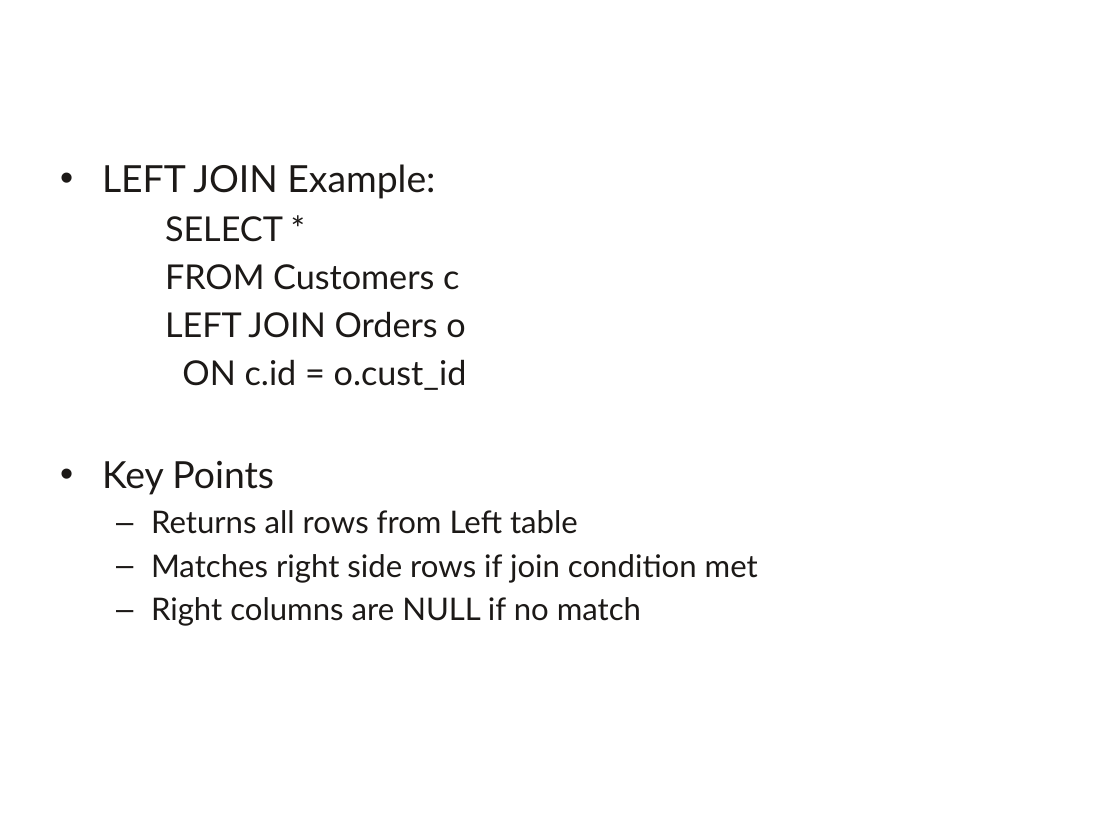
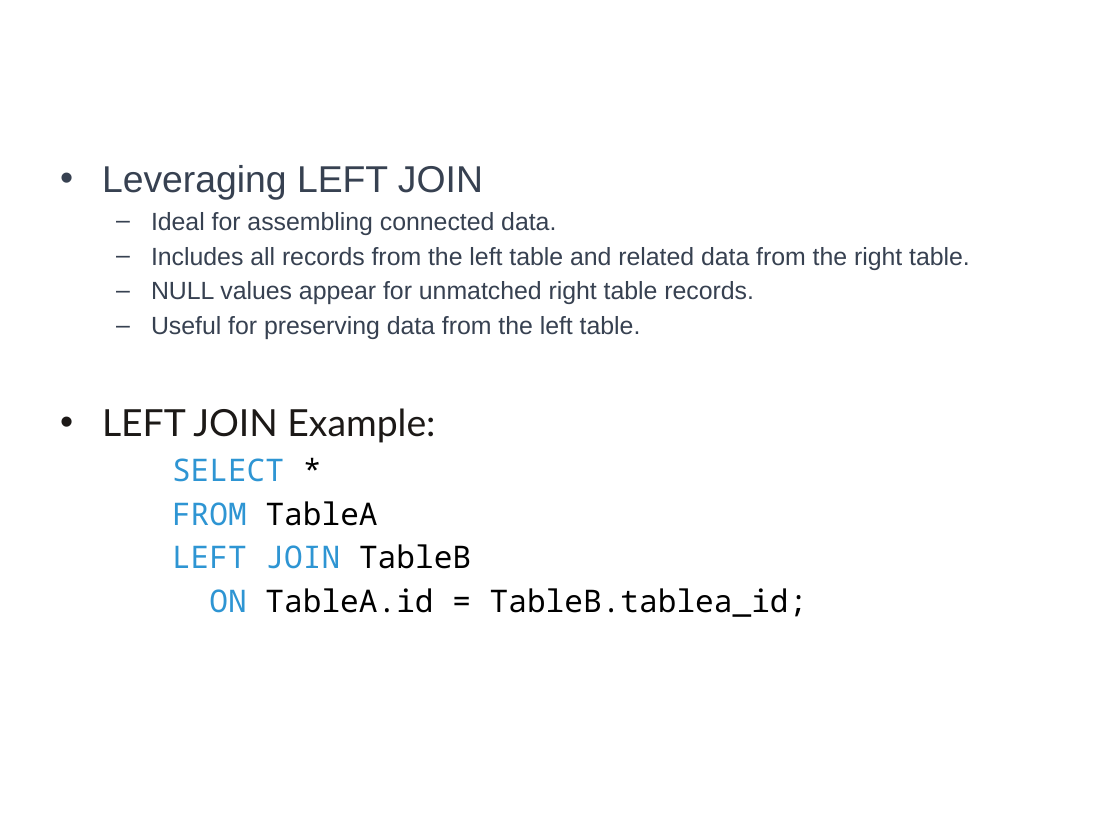
Before and after one commit to a099954/ABC-Program, a slide deck: slide 15 of SQL/Day 4 Joins/Joins.pptx (slide 17 before the commit). Drawn at 1120x840 pixels with LibreOffice and Linux fonts; fonts in the diff are those of the drawing; background and template pictures are left out. Boxes give left, top, right and bottom in pixels: in the first picture for what was removed or moved away, otherwise in the second. Text is boxed around its words. In the diff, an @@ line names an element or a change of style, - is before the commit and + after.

Commit message:
added the joins ppt and the temp tables

```diff
--- a/SQL/Day 4 Joins/Joins.pptx
+++ b/SQL/Day 4 Joins/Joins.pptx
@@ text at bbox=[102, 165, 970, 339]: paragraphs added @@
+• Leveraging LEFT JOIN
+  – Ideal for assembling connected data.
+  – Includes all records from the left table and related data from the right table.
+  – NULL values appear for unmatched right table records.
+  – Useful for preserving data from the left table.
@@ text at bbox=[172, 458, 284, 482]: size 22 to 20 pt, font Lato to Noto Sans Mono in "SELECT *"; text colour #1C1917 to #2E95D3 in "SELECT"; text colour #1C1917 to #000000 in "*"; list level 3 to 2 in "SELECT *" @@
@@ text at bbox=[172, 501, 808, 617]: text changed; font Lato to Noto Sans Mono; text colour #1C1917 to #000000 @@
-    FROM Customers c
-    LEFT JOIN Orders o
-    ON c.id = o.cust_id
-• Key Points
-  – Returns all rows from Left table
-  – Matches right side rows if join condition met
-  – Right columns are NULL if no match
+  FROM TableA
+  LEFT JOIN TableB
+  ON TableA.id = TableB.tablea_id;
```
Also in this commit, not shown: 15 other slides changed, 3 slides added, 6 other files.
